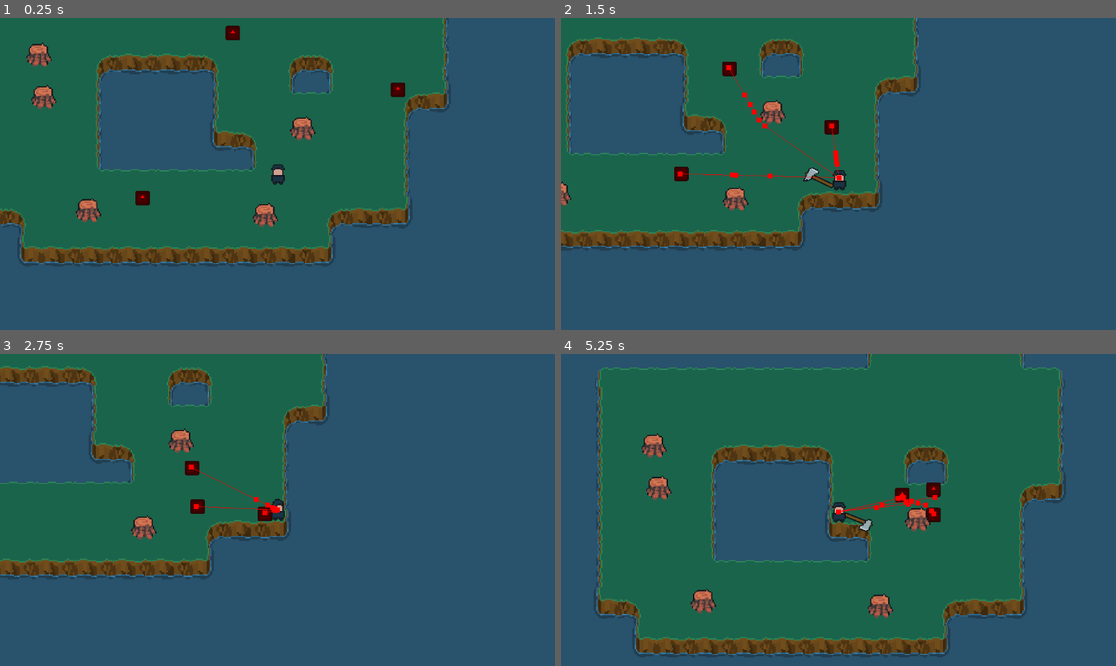
Above: before the commit, frames 1-4 (two rows, left to right).
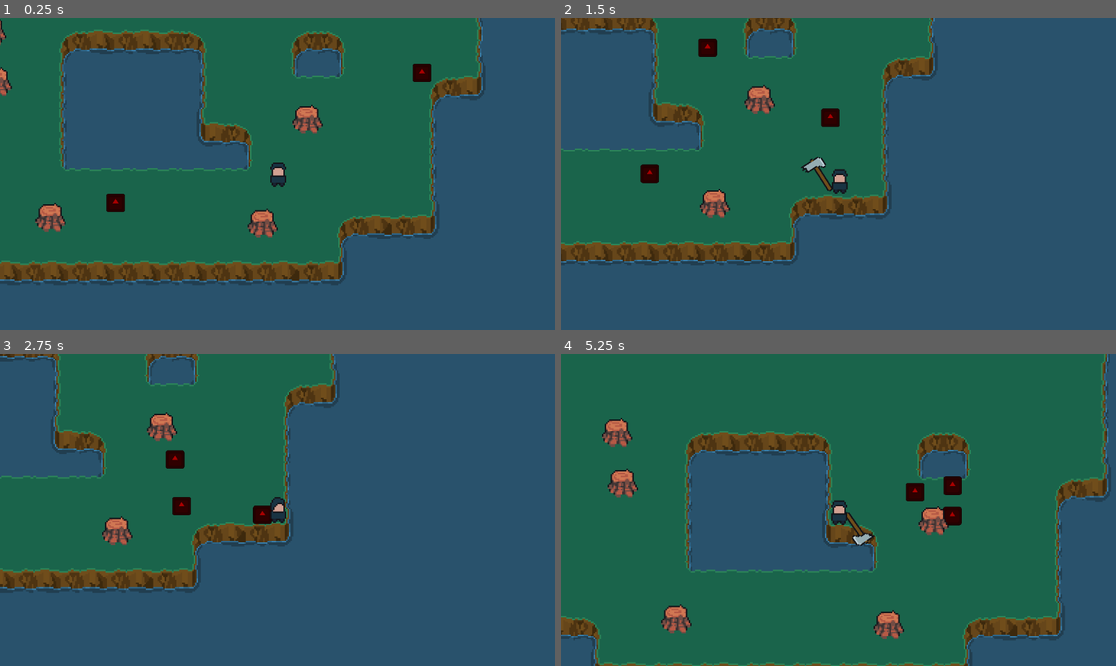
Above: after the commit, the same moments.

Repository: Nademtis/2D-MeleeCombat-and-pathfinding
Game: Godot game, scene res://main.tscn
Same seed, same stepped clock (60 frames per second), same inputs: the game is played once before the commit and once after it. The engine's default icon, where the game draws it, is replaced by a stand-in: a white triangle on a blue panel in a dark square.
Inputs (mouse positions are in pixels of both pictures, inside the frame that each line leads up to):
- Up to frame 1 (0.25 s): no input
- Up to frame 2 (1.5 s): tap Enter at 0.5 s; move the mouse to (960, 158) at 0.52 s; press the mouse at (960, 158) at 0.53 s; hold D (right) 0.53-1.28 s; move the mouse to (727, 189) at 1.27 s; release the mouse at (727, 189) at 1.28 s; hold S (down) from 1.28 s (still down); click (727, 189) at 1.35 s
- Up to frame 3 (2.75 s): move the mouse to (333, 441) at 2.02 s; release S (down) at 2.03 s; press the mouse at (333, 441) at 2.03 s; hold D (right) from 2.03 s (still down)
- Up to frame 4 (5.25 s): move the mouse to (810, 572) at 2.77 s; release D (right) at 2.78 s; release the mouse at (810, 572) at 2.78 s; hold W (up) 2.78-3.53 s; click (810, 572) at 2.85 s; move the mouse to (1005, 556) at 3.52 s; press the mouse at (1005, 556) at 3.53 s; hold Left (left) 3.53-5.03 s; move the mouse to (672, 463) at 4.27 s; release the mouse at (672, 463) at 4.28 s; click (672, 463) at 4.35 s; move the mouse to (866, 510) at 5.02 s; press the mouse at (866, 510) at 5.03 s; hold S (down) from 5.03 s (still down)

The runs differ from the first frame. In frame 1, 25% of the frame differs, in the area x 0-88%, y 0-86%; in frame 2, 17%; in frame 3, 14%; in frame 4, 37%, in the area x 0-100%, y 0-100%.

Commit message:
added simple hitbox, attack, enemyHP mechanics

Diff:
--- a/game/enemy/enemy.gd
+++ b/game/enemy/enemy.gd
@@ -2,14 +2,38 @@
 class_name enemy
 
 @export var speed: float = 70
+@export var hp: float = 5
 var should_walk = false
 
 @onready var navigation_agent_2d: NavigationAgent2D = $NavigationAgent2D
 @onready var player: Node2D = get_node("/root/main/player")
+@onready var sprite_2d: Sprite2D = $Sprite2D
+@onready var animation_player: AnimationPlayer = $AnimationPlayer
 
 func _ready() -> void:
 	speed = randi_range(speed - 10 ,speed + 10)
+
+func take_damage():
+	animation_player.play("enemy_hit")
+	hp = hp - 1
+	if hp <= 0:
+		queue_free()
+
 func _physics_process(delta: float) -> void:
+	movement()
+
+#only chase after some timeout
+func _on_start_nav_timeout() -> void:
+	should_walk = true
+	navigation_agent_2d.target_position = player.global_position
+
+#used for avoidance
+func _on_navigation_agent_2d_velocity_computed(safe_velocity: Vector2) -> void:
+	var delta = 1.0 / Engine.physics_ticks_per_second
+	velocity = velocity.lerp(safe_velocity, 5 * delta)
+	move_and_slide()
+
+func movement():
 	if not player or not should_walk:
 		return
 	navigation_agent_2d.target_position = player.global_position
@@ -22,13 +46,6 @@
 	#move_and_slide()
 	#navigation_agent_2d.velocity = velocity
 
-func _on_start_nav_timeout() -> void:
-	should_walk = true
-	navigation_agent_2d.target_position = player.global_position
-	pass # Replace with function body.
-
-
-func _on_navigation_agent_2d_velocity_computed(safe_velocity: Vector2) -> void:
-	var delta = 1.0 / Engine.physics_ticks_per_second
-	velocity = velocity.lerp(safe_velocity, 5 * delta)
-	move_and_slide()
+func _on_area_2d_area_entered(area: Area2D) -> void:
+	if area.is_in_group("player_attack"):
+		take_damage()
--- a/game/enemy/enemy.tscn
+++ b/game/enemy/enemy.tscn
@@ -1,21 +1,91 @@
-[gd_scene load_steps=4 format=3 uid="uid://bo0vn1x8dpsfe"]
+[gd_scene load_steps=8 format=3 uid="uid://bo0vn1x8dpsfe"]
 
 [ext_resource type="Script" path="res://enemy/enemy.gd" id="1_gbhi2"]
 [ext_resource type="Texture2D" uid="uid://d3ran3xjja84e" path="res://icon.svg" id="1_t0df5"]
 
+[sub_resource type="Animation" id="Animation_7bgrk"]
+resource_name = "enemy_hit"
+length = 0.1
+tracks/0/type = "value"
+tracks/0/imported = false
+tracks/0/enabled = true
+tracks/0/path = NodePath("Sprite2D:scale")
+tracks/0/interp = 1
+tracks/0/loop_wrap = true
+tracks/0/keys = {
+"times": PackedFloat32Array(0, 0.1),
+"transitions": PackedFloat32Array(1, 1),
+"update": 0,
+"values": [Vector2(0.105, 0.105), Vector2(0.1, 0.1)]
+}
+tracks/1/type = "value"
+tracks/1/imported = false
+tracks/1/enabled = true
+tracks/1/path = NodePath("Sprite2D:self_modulate")
+tracks/1/interp = 1
+tracks/1/loop_wrap = true
+tracks/1/keys = {
+"times": PackedFloat32Array(0, 0.1),
+"transitions": PackedFloat32Array(1, 1),
+"update": 0,
+"values": [Color(1, 1, 1, 1), Color(0.666667, 0, 0, 1)]
+}
+
+[sub_resource type="Animation" id="Animation_c1pwt"]
+length = 0.001
+tracks/0/type = "value"
+tracks/0/imported = false
+tracks/0/enabled = true
+tracks/0/path = NodePath("Sprite2D:scale")
+tracks/0/interp = 1
+tracks/0/loop_wrap = true
+tracks/0/keys = {
+"times": PackedFloat32Array(0),
+"transitions": PackedFloat32Array(1),
+"update": 0,
+"values": [Vector2(0.1, 0.1)]
+}
+tracks/1/type = "value"
+tracks/1/imported = false
+tracks/1/enabled = true
+tracks/1/path = NodePath("Sprite2D:self_modulate")
+tracks/1/interp = 1
+tracks/1/loop_wrap = true
+tracks/1/keys = {
+"times": PackedFloat32Array(0),
+"transitions": PackedFloat32Array(1),
+"update": 0,
+"values": [Color(0.666667, 0, 0, 1)]
+}
+
+[sub_resource type="AnimationLibrary" id="AnimationLibrary_xnb4n"]
+_data = {
+"RESET": SubResource("Animation_c1pwt"),
+"enemy_hit": SubResource("Animation_7bgrk")
+}
+
 [sub_resource type="CircleShape2D" id="CircleShape2D_x51ix"]
 radius = 4.0
+
+[sub_resource type="CircleShape2D" id="CircleShape2D_f156x"]
+radius = 8.0
 
 [node name="enemy" type="CharacterBody2D"]
 motion_mode = 1
 script = ExtResource("1_gbhi2")
 
 [node name="Sprite2D" type="Sprite2D" parent="."]
-self_modulate = Color(1, 0, 0, 1)
-scale = Vector2(0.09375, 0.09375)
+self_modulate = Color(0.666667, 0, 0, 1)
+scale = Vector2(0.1, 0.1)
 texture = ExtResource("1_t0df5")
 
-[node name="CollisionShape2D" type="CollisionShape2D" parent="."]
+[node name="AnimationPlayer" type="AnimationPlayer" parent="."]
+libraries = {
+"": SubResource("AnimationLibrary_xnb4n")
+}
+
+[node name="movement_CollisionShape2D" type="CollisionShape2D" parent="."]
+visible = false
 shape = SubResource("CircleShape2D_x51ix")
 
 [node name="NavigationAgent2D" type="NavigationAgent2D" parent="."]
@@ -23,12 +93,17 @@
 path_max_distance = 1000.0
 avoidance_enabled = true
 time_horizon_obstacles = 1.0
-debug_enabled = true
 
 [node name="startNav" type="Timer" parent="."]
 wait_time = 0.5
 one_shot = true
 autostart = true
 
+[node name="Area2D" type="Area2D" parent="."]
+
+[node name="hitbox" type="CollisionShape2D" parent="Area2D"]
+shape = SubResource("CircleShape2D_f156x")
+
 [connection signal="velocity_computed" from="NavigationAgent2D" to="." method="_on_navigation_agent_2d_velocity_computed"]
 [connection signal="timeout" from="startNav" to="." method="_on_start_nav_timeout"]
+[connection signal="area_entered" from="Area2D" to="." method="_on_area_2d_area_entered"]
--- a/game/main.tscn
+++ b/game/main.tscn
@@ -18,7 +18,7 @@
 position = Vector2(-92, 13)
 
 [node name="Camera2D" type="Camera2D" parent="player"]
-zoom = Vector2(2.5, 2.5)
+zoom = Vector2(3, 3)
 position_smoothing_enabled = true
 position_smoothing_speed = 15.0
 
--- a/game/player/attack.gd
+++ b/game/player/attack.gd
@@ -5,7 +5,6 @@
 func _ready() -> void:
 	pass # Replace with function body.
 
-
 #TODO IF HIT --> object take damage --> kill this
 
 # Called every frame. 'delta' is the elapsed time since the previous frame.
--- a/game/player/attack.tscn
+++ b/game/player/attack.tscn
@@ -41,6 +41,18 @@
 "update": 1,
 "values": [0]
 }
+tracks/3/type = "value"
+tracks/3/imported = false
+tracks/3/enabled = true
+tracks/3/path = NodePath("Area2D/CollisionShape2D:disabled")
+tracks/3/interp = 1
+tracks/3/loop_wrap = true
+tracks/3/keys = {
+"times": PackedFloat32Array(0),
+"transitions": PackedFloat32Array(1),
+"update": 1,
+"values": [true]
+}
 
 [sub_resource type="Animation" id="Animation_w3xfp"]
 resource_name = "attack"
@@ -53,10 +65,10 @@
 tracks/0/interp = 1
 tracks/0/loop_wrap = true
 tracks/0/keys = {
-"times": PackedFloat32Array(0, 0.2),
+"times": PackedFloat32Array(0, 0.25),
 "transitions": PackedFloat32Array(0.233258, 6.06286),
 "update": 0,
-"values": [-1.0472, 0.523599]
+"values": [-1.0472, 1.13446]
 }
 tracks/1/type = "value"
 tracks/1/imported = false
@@ -77,10 +89,22 @@
 tracks/2/interp = 1
 tracks/2/loop_wrap = true
 tracks/2/keys = {
-"times": PackedFloat32Array(0, 0.04, 0.11, 0.18),
+"times": PackedFloat32Array(0, 0.08, 0.15, 0.24),
 "transitions": PackedFloat32Array(1, 1, 1, 1),
 "update": 1,
 "values": [1, 2, 3, 4]
+}
+tracks/3/type = "value"
+tracks/3/imported = false
+tracks/3/enabled = true
+tracks/3/path = NodePath("Area2D/CollisionShape2D:disabled")
+tracks/3/interp = 1
+tracks/3/loop_wrap = true
+tracks/3/keys = {
+"times": PackedFloat32Array(0, 0.05),
+"transitions": PackedFloat32Array(1, 1),
+"update": 1,
+"values": [false, true]
 }
 
 [sub_resource type="AnimationLibrary" id="AnimationLibrary_nseh8"]
@@ -105,3 +129,12 @@
 "": SubResource("AnimationLibrary_nseh8")
 }
 autoplay = "attack"
+
+[node name="Area2D" type="Area2D" parent="." groups=["player_attack"]]
+monitoring = false
+
+[node name="CollisionShape2D" type="CollisionPolygon2D" parent="Area2D"]
+position = Vector2(-25, -5)
+scale = Vector2(1, 0.7)
+polygon = PackedVector2Array(11, -25.7143, 17, -34.2857, 25, -41.4286, 34, -34.2857, 38, -27.1429, 43, -15.7143, 40, -1.42857, 25, 7.14286, 6, -1.42857, 6, -15.7143)
+disabled = true
--- a/game/project.godot
+++ b/game/project.godot
@@ -14,6 +14,10 @@
 run/main_scene="res://main.tscn"
 config/features=PackedStringArray("4.3", "Forward Plus")
 config/icon="res://icon.svg"
+
+[global_group]
+
+player_attack=""
 
 [input]
 
